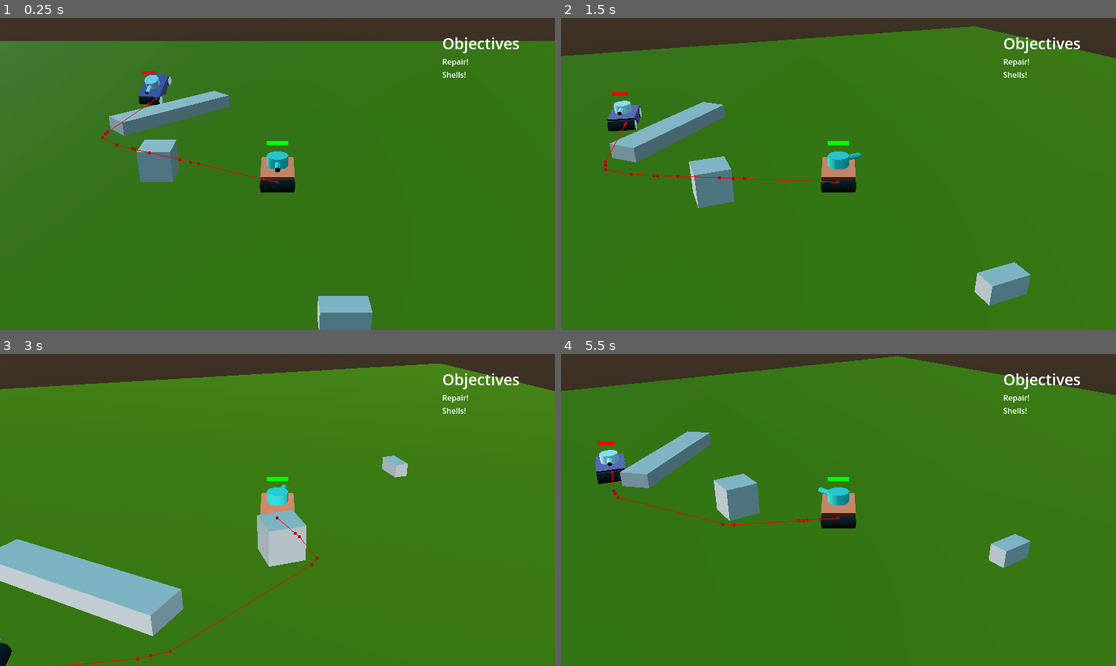
Above: before the commit, frames 1-4 (two rows, left to right).
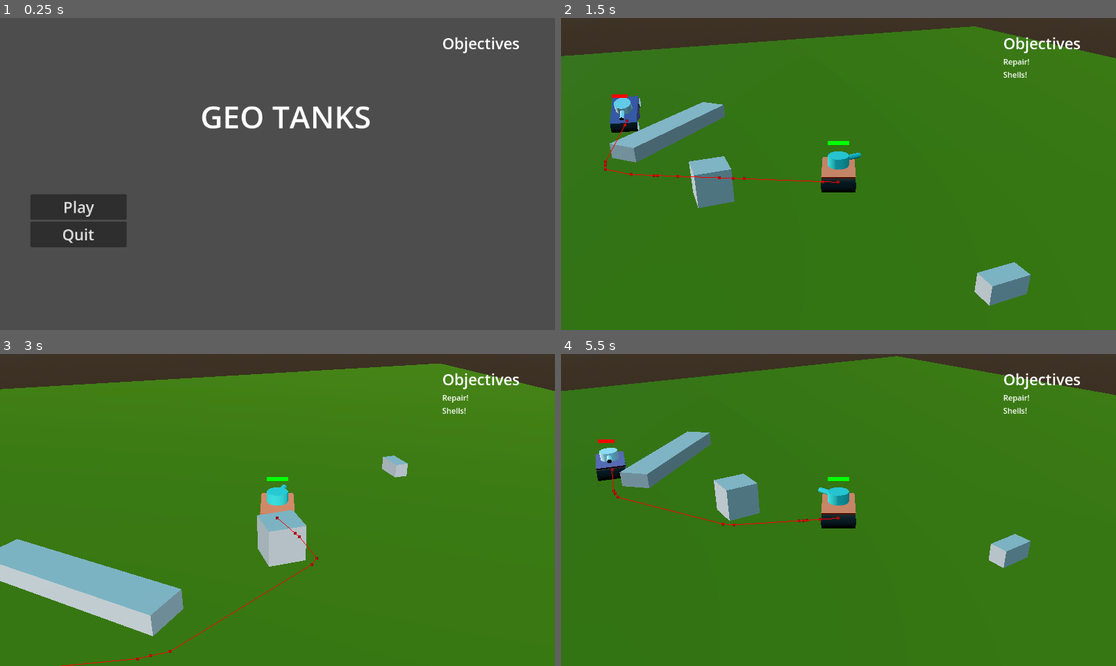
Above: after the commit, the same moments.

Repository: basavarajMHubli/GeoTanks
Game: Godot game, scene res://scenes/main_menu.tscn
Same seed, same stepped clock (60 frames per second), same inputs: the game is played once before the commit and once after it. Before the commit the project starts from res://scenes/level_1.tscn.
Inputs (mouse positions are in pixels of both pictures, inside the frame that each line leads up to):
- Up to frame 1 (0.25 s): no input
- Up to frame 2 (1.5 s): click (638, 208) at 0.5 s, where only the run after the commit has a clickable "Play"; move the mouse to (960, 158) at 1.27 s; hold D (turn_right) from 1.28 s (still down); click (960, 158) at 1.35 s
- Up to frame 3 (3 s): move the mouse to (166, 525) at 2.02 s; release D (turn_right) at 2.03 s; hold S (move_backward) 2.03-2.78 s; tap E (interact) at 2.1 s; move the mouse to (333, 441) at 2.77 s; hold D (turn_right) from 2.78 s (still down); click (333, 441) at 2.85 s
- Up to frame 4 (5.5 s): move the mouse to (810, 572) at 3.52 s; release D (turn_right) at 3.53 s; hold W (move_forward) 3.53-4.28 s; tap E (interact) at 3.6, 5.1 s; move the mouse to (1005, 556) at 4.27 s; hold A (turn_left) from 4.28 s (still down); click (1005, 556) at 4.35 s; move the mouse to (672, 463) at 5.02 s

The runs differ from the first frame. In frame 1, 100% of the frame differs, in the area x 0-100%, y 0-100%; in frame 2, 0.5%; in frame 3, 0.1%; in frame 4, 0.2%.

Commit message:
UI: Added loading screen, main screen placeholder

Diff:
--- a/project.godot
+++ b/project.godot
@@ -11,8 +11,8 @@
 [application]
 
 config/name="Geo Tanks"
-run/main_scene="res://scenes/level_1.tscn"
-config/features=PackedStringArray("4.1", "Forward Plus")
+run/main_scene="res://scenes/main_menu.tscn"
+config/features=PackedStringArray("4.2", "Forward Plus")
 config/icon="res://icon.svg"
 
 [autoload]
--- /dev/null
+++ b/scenes/loading_screen.gd
@@ -0,0 +1,20 @@
+extends CanvasLayer
+
+var progress = []
+var scene_name
+var load_status = 0
+
+# Called when the node enters the scene tree for the first time.
+func _ready():
+	scene_name = "res://scenes/level_1.tscn"
+	ResourceLoader.load_threaded_request(scene_name)
+
+
+func _process(_delta):
+	load_status = ResourceLoader.load_threaded_get_status(scene_name, progress)
+	$CenterContainer/LoadStatus.text = str(floor(progress[0] * 100)) + "%"
+
+	if load_status == ResourceLoader.THREAD_LOAD_LOADED:
+		print("LoadingScreen: background loading done")
+		var scene_loaded = ResourceLoader.load_threaded_get(scene_name)
+		get_tree().change_scene_to_packed(scene_loaded)
--- /dev/null
+++ b/scenes/loading_screen.tscn
@@ -0,0 +1,18 @@
+[gd_scene load_steps=2 format=3 uid="uid://busmgvmlgcsl4"]
+
+[ext_resource type="Script" path="res://scenes/loading_screen.gd" id="1_a6qfy"]
+
+[node name="LoadingScreen" type="CanvasLayer"]
+script = ExtResource("1_a6qfy")
+
+[node name="CenterContainer" type="CenterContainer" parent="."]
+anchors_preset = 15
+anchor_right = 1.0
+anchor_bottom = 1.0
+grow_horizontal = 2
+grow_vertical = 2
+
+[node name="LoadStatus" type="Label" parent="CenterContainer"]
+layout_mode = 2
+theme_override_font_sizes/font_size = 64
+text = "0%"
--- /dev/null
+++ b/scenes/main_menu.gd
@@ -0,0 +1,11 @@
+extends Node3D
+
+func _on_button_pressed():
+	print("MainMenu: Play button pressed")
+	var loading_screen = load("res://scenes/loading_screen.tscn")
+	get_tree().change_scene_to_packed(loading_screen)
+
+
+func _on_quit_button_pressed():
+	print("MainMenu: Quit button pressed")
+	get_tree().quit()
--- /dev/null
+++ b/scenes/main_menu.tscn
@@ -0,0 +1,46 @@
+[gd_scene load_steps=2 format=3 uid="uid://bhwt3u5vvdvtn"]
+
+[ext_resource type="Script" path="res://scenes/main_menu.gd" id="1_bfid2"]
+
+[node name="MainMenu" type="Node3D"]
+script = ExtResource("1_bfid2")
+
+[node name="Label" type="Label" parent="."]
+anchors_preset = 5
+anchor_left = 0.5
+anchor_right = 0.5
+offset_left = -160.0
+offset_top = 160.0
+offset_right = 193.0
+offset_bottom = 248.0
+grow_horizontal = 2
+theme_override_font_sizes/font_size = 64
+text = "GEO TANKS"
+
+[node name="VBoxContainer" type="VBoxContainer" parent="."]
+anchors_preset = 8
+anchor_left = 0.5
+anchor_top = 0.5
+anchor_right = 0.5
+anchor_bottom = 0.5
+offset_left = -513.0
+offset_top = 42.0
+offset_right = -313.0
+offset_bottom = 192.0
+grow_horizontal = 2
+grow_vertical = 2
+size_flags_horizontal = 4
+size_flags_vertical = 4
+
+[node name="PlayButton" type="Button" parent="VBoxContainer"]
+layout_mode = 2
+theme_override_font_sizes/font_size = 32
+text = "Play"
+
+[node name="QuitButton" type="Button" parent="VBoxContainer"]
+layout_mode = 2
+theme_override_font_sizes/font_size = 32
+text = "Quit"
+
+[connection signal="pressed" from="VBoxContainer/PlayButton" to="." method="_on_button_pressed"]
+[connection signal="pressed" from="VBoxContainer/QuitButton" to="." method="_on_quit_button_pressed"]
